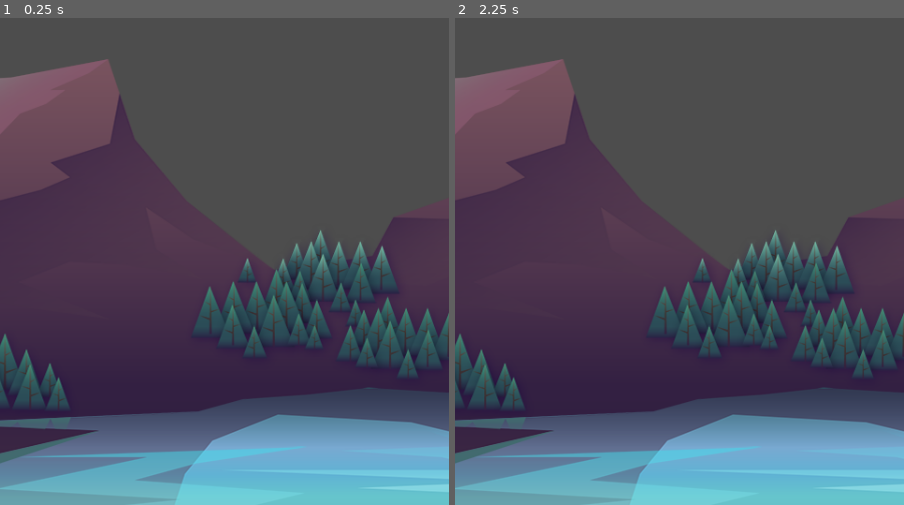
Above: before the commit, frames 1-2 (left to right).
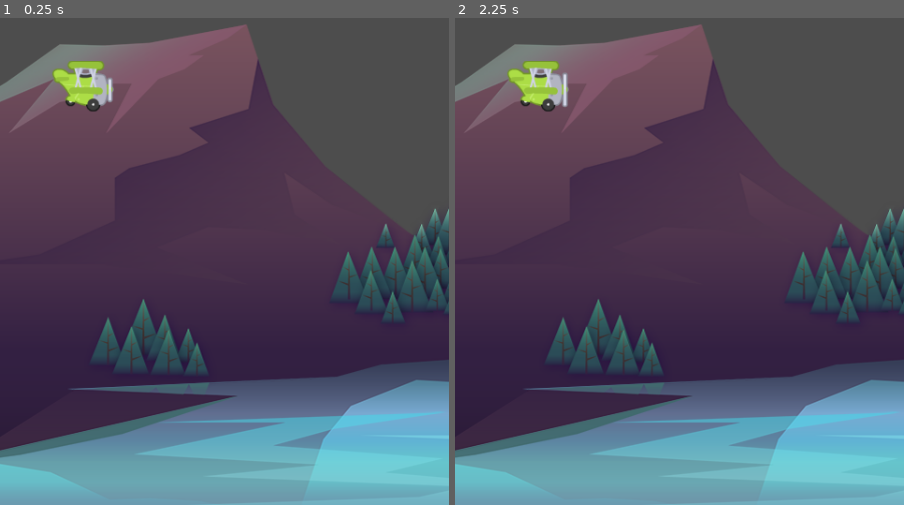
Above: after the commit, the same moments.

Repository: SiegeKnightt/Tappy-Plane
Game: Godot game, scene res://scenes/game/game.tscn
The game is run twice, just before and just after one commit, with the same random seed, the same clock (stepped at 60 frames per second) and the same inputs. The project has no main scene, so this scene is started directly.
Inputs:
- Up to frame 1 (0.25 s): no input
- Up to frame 2 (2.25 s): tap Enter at 0.5 s; tap Space at 2 s

The runs differ from the first frame. In frame 1, 40% of the frame differs, in the area x 0-100%, y 1-100%; in frame 2, 40%.

Commit message:
Create plane scene with animation

Diff:
--- a/scenes/game/game.tscn
+++ b/scenes/game/game.tscn
@@ -1,9 +1,13 @@
-[gd_scene load_steps=2 format=3 uid="uid://bbyi6ygqkth3y"]
+[gd_scene load_steps=3 format=3 uid="uid://bbyi6ygqkth3y"]
 
 [ext_resource type="Texture2D" uid="uid://cmgh5mxoju7q8" path="res://assets/background/rocks_2.png" id="1_j21i4"]
+[ext_resource type="PackedScene" uid="uid://bxb3jl3pop7jx" path="res://scenes/plane/plane.tscn" id="2_6i70h"]
 
 [node name="Game" type="Node2D"]
 
 [node name="Background" type="Sprite2D" parent="."]
-position = Vector2(137, 406)
+position = Vector2(285, 369)
 texture = ExtResource("1_j21i4")
+
+[node name="Plane" parent="." instance=ExtResource("2_6i70h")]
+position = Vector2(89, 407)
--- /dev/null
+++ b/scenes/plane/plane.tscn
@@ -0,0 +1,42 @@
+[gd_scene load_steps=6 format=3 uid="uid://bxb3jl3pop7jx"]
+
+[ext_resource type="Texture2D" uid="uid://konj7sjnq6ax" path="res://assets/plane/planes_sheet.png" id="1_6n7ag"]
+
+[sub_resource type="AtlasTexture" id="AtlasTexture_wnqy8"]
+atlas = ExtResource("1_6n7ag")
+region = Rect2(0, 0, 88, 73)
+
+[sub_resource type="AtlasTexture" id="AtlasTexture_w0wjr"]
+atlas = ExtResource("1_6n7ag")
+region = Rect2(88, 0, 88, 73)
+
+[sub_resource type="AtlasTexture" id="AtlasTexture_lcki2"]
+atlas = ExtResource("1_6n7ag")
+region = Rect2(176, 0, 88, 73)
+
+[sub_resource type="SpriteFrames" id="SpriteFrames_co0tb"]
+animations = [{
+"frames": [{
+"duration": 1.0,
+"texture": SubResource("AtlasTexture_wnqy8")
+}, {
+"duration": 1.0,
+"texture": SubResource("AtlasTexture_w0wjr")
+}, {
+"duration": 1.0,
+"texture": SubResource("AtlasTexture_lcki2")
+}],
+"loop": true,
+"name": &"fly",
+"speed": 10.0
+}]
+
+[node name="Plane" type="CharacterBody2D"]
+
+[node name="Sprite" type="AnimatedSprite2D" parent="."]
+scale = Vector2(0.75, 0.75)
+sprite_frames = SubResource("SpriteFrames_co0tb")
+animation = &"fly"
+autoplay = "fly"
+frame = 2
+frame_progress = 0.0907597
